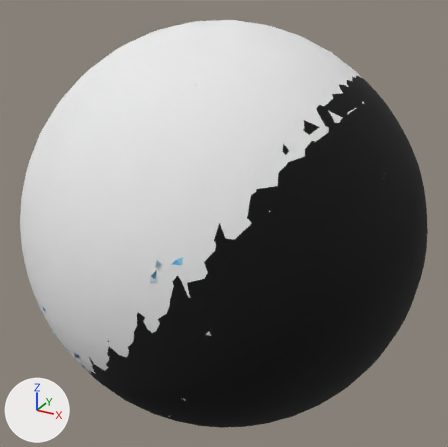
Two versions of the glTF model python-helpers/artifacts/renders/gltf/16451475.glb, one commit apart.
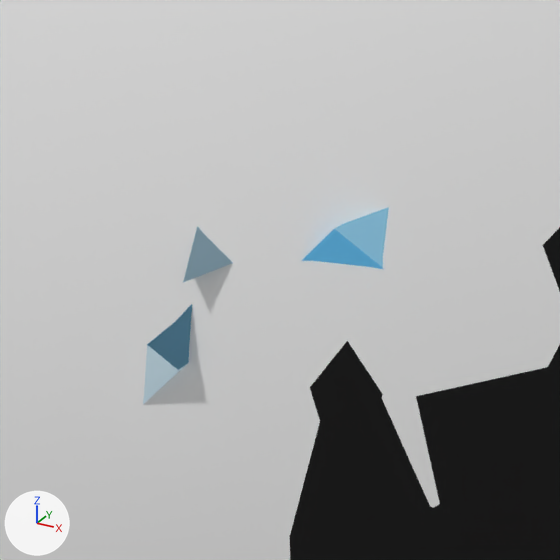
The first picture shows the older version from a camera (50 mm lens) standing at (21.6, -22.9, 21.46) and looking at (20.0, -19.99, 20.0). The close-ups show both versions on the part from 29% to 46% of the width and 51% to 68% of the height of that picture; other places that the commit changed are outside them. The lights are fixed; the arrows at lower left show +X, +Y and +Z. Where no turn or scale is listed for an object, it has been applied to the vertices.
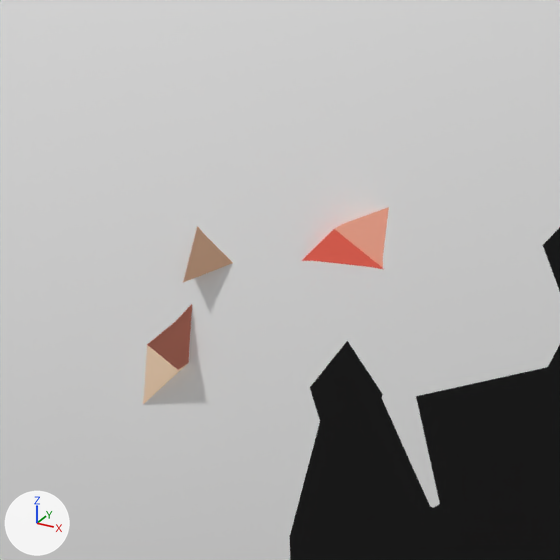
Boxes [x1, y1, x2, y2] around the edits, measured in the close-ups (560 x 560 px):
'mesh23', recoloured (blue to beige): [335, 207, 389, 268] in both
'mesh25', recoloured: [147, 304, 192, 370] in both
'mesh29', recoloured (blue to red): [302, 229, 383, 269] in both
'mesh18', recoloured: [183, 226, 233, 282] in both
'mesh15', recoloured (white to beige): [143, 345, 187, 404] in both

The change, as a diff of the scene's bpy script:
```diff
--- a/python-helpers/artifacts/renders/gltf/16451475.glb.py
+++ b/python-helpers/artifacts/renders/gltf/16451475.glb.py
@@ mat_material_15 @@
 mat_material_15 = principled_material('Material_15')
-mat_material_15.base_color = (0.608, 0.784, 0.878)  # white #cde5f1
+mat_material_15.base_color = (0.992, 0.725, 0.51)  # beige #feddbd
 mat_material_15.roughness = 1.0
@@ mat_material_18 @@
 mat_material_18 = principled_material('Material_18')
-mat_material_18.base_color = (0.467, 0.71, 0.851)  # blue #b6dbee
+mat_material_18.base_color = (0.988, 0.596, 0.388)  # beige #fecba7
 mat_material_18.roughness = 1.0
@@ mat_material_23 @@
 mat_material_23 = principled_material('Material_23')
-mat_material_23.base_color = (0.267, 0.58, 0.78)  # blue #8dc8e5
+mat_material_23.base_color = (0.941, 0.404, 0.286)  # beige #f8aa92
 mat_material_23.roughness = 1.0
@@ mat_material_25 @@
 mat_material_25 = principled_material('Material_25')
-mat_material_25.base_color = (0.204, 0.518, 0.749)  # blue #7dbfe0
+mat_material_25.base_color = (0.898, 0.306, 0.212)  # pink #f3967f
 mat_material_25.roughness = 1.0
@@ mat_material_29 @@
 mat_material_29 = principled_material('Material_29')
-mat_material_29.base_color = (0.0941, 0.4, 0.675)  # blue #56aad6
+mat_material_29.base_color = (0.792, 0.118, 0.0784)  # red #e6604f
 mat_material_29.roughness = 1.0
```
